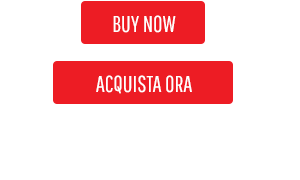
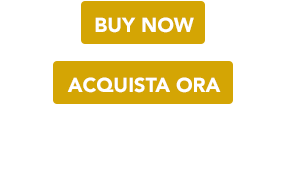
Layer changes from the first 300 x 180 image to the second:
hid group "fiorentina" (1st of 2, in "cta01_it") (4 layers) over bbox(53, 1, 233, 104)
hid group "fiorentina" (2nd of 2, in "cta01_en") (4 layers) over bbox(53, 1, 233, 104)
